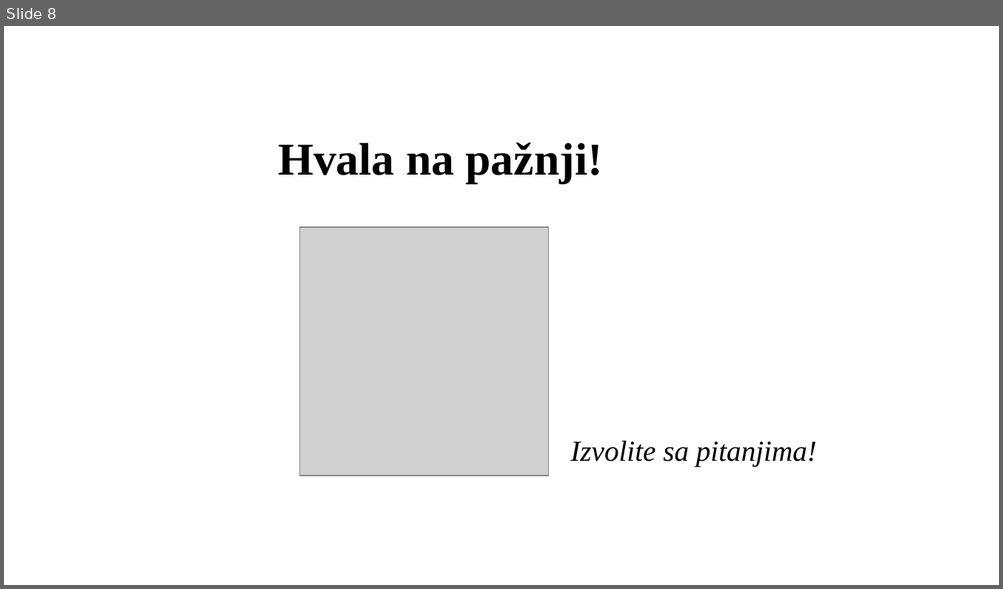
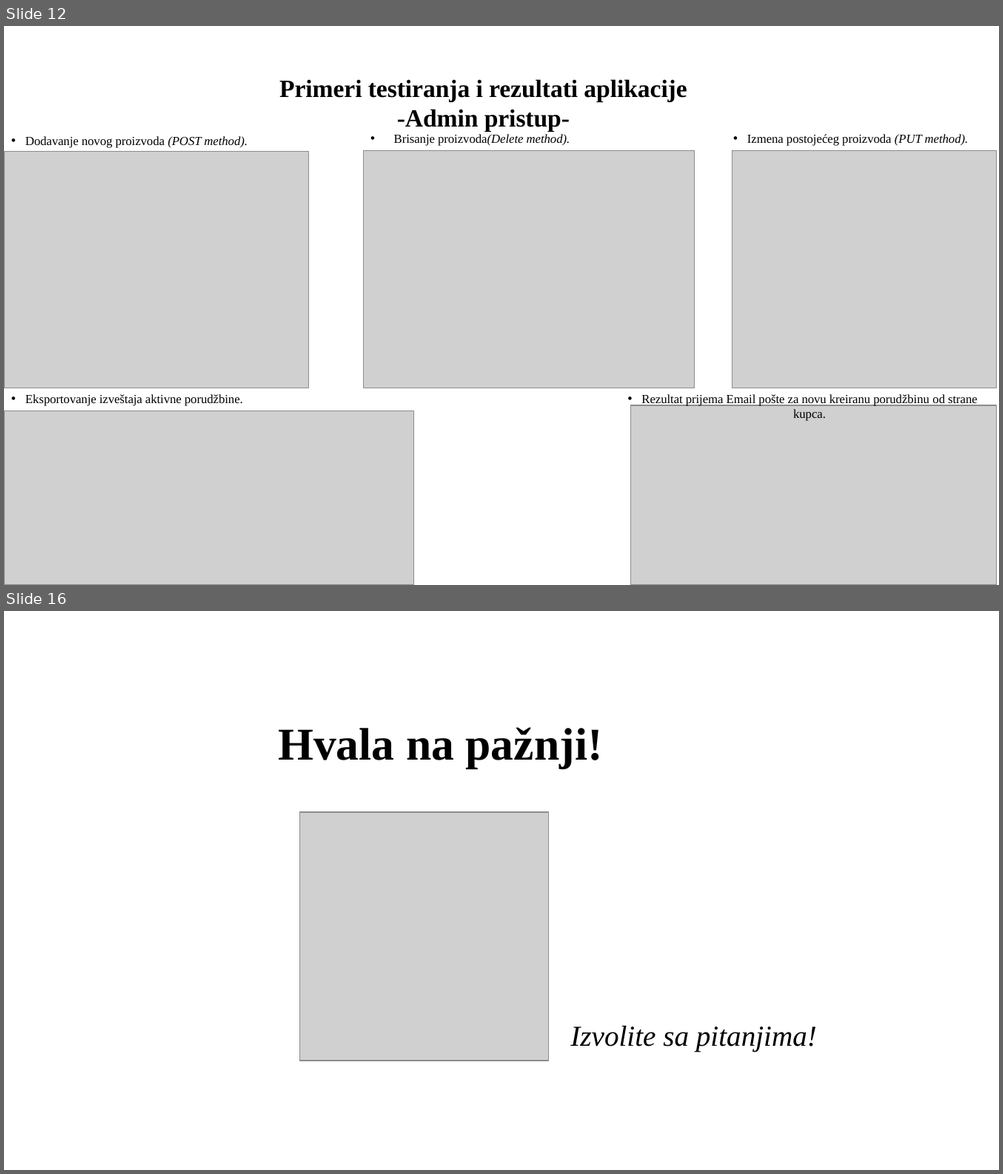
Before and after one commit to Pedja1201/ProjectBrandy_springboot-angular, a slide deck: Specification and Modeling/PredragRadak-Presentation.pptx. Shown one above the other, each under a label of ours: slide 8 before the commit, slides 12 and 16 after it; the slides between them are not shown. The pictures are 1003x589 and 1003x1174 pixels, drawn with LibreOffice and Linux fonts; fonts in the diff are those of the drawing; grey boxes stand for pictures; background and template pictures are left out. Boxes give left, top, right and bottom in pixels: in the first picture for what was removed or moved away, otherwise in the second. Text is boxed around its words. In the diff, an @@ line names an element or a change of style, - is before the commit and + after.

```diff
--- a/Specification and Modeling/PredragRadak-Presentation.pptx
+++ b/Specification and Modeling/PredragRadak-Presentation.pptx
@@ slide 12 added at (4,26,999,585), background picture (left out) @@
@@ title added at (279,79,686,131), 24 pt, text #000000, bold @@
+Primeri testiranja i rezultati aplikacije
+-Admin pristup-
@@ text added at (25,136,247,148), 12 pt, text #000000 @@
+• Dodavanje novog proizvoda (POST method).
@@ text added at (394,134,570,146), 12 pt, text #000000 @@
+• Brisanje proizvoda(Delete method).
@@ text added at (747,134,968,146), 12 pt, text #000000 @@
+• Izmena postojećeg proizvoda (PUT method).
@@ picture added at (4,152,308,389) @@
@@ picture added at (363,150,694,389) @@
@@ picture added at (731,150,996,389) @@
@@ text added at (25,395,243,406), 12 pt, text #000000 @@
+• Eksportovanje izveštaja aktivne porudžbine.
@@ text added at (641,395,977,421), 12 pt, text #000000 @@
+• Rezultat prijema Email pošte za novu kreiranu porudžbinu od strane kupca.
@@ picture added at (4,411,414,585) @@
@@ picture added at (631,406,996,585) @@
@@ what was slide 8 is now slide 16 @@
```
Also in this commit, not shown: 5 slides changed, 9 other slides added, 2 slides removed.
